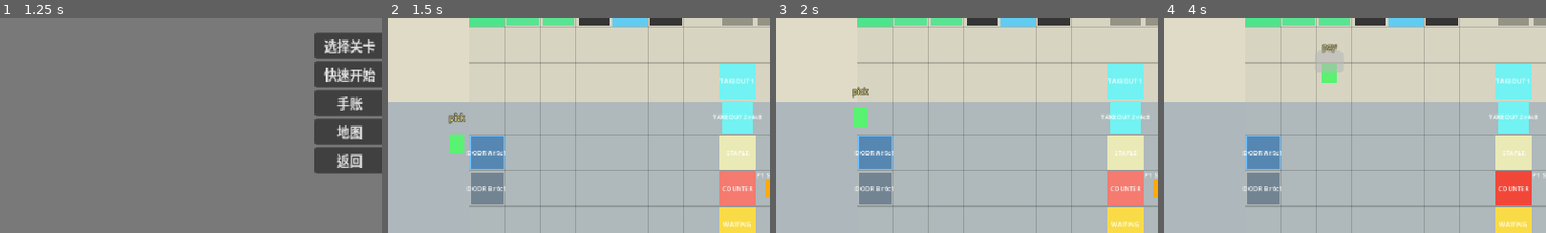
Above: before the commit, frames 1-4 (left to right).
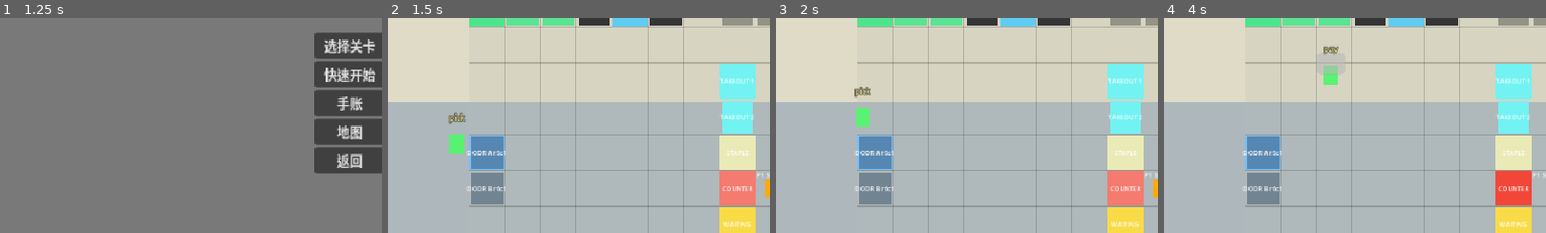
Above: after the commit, the same moments.

Repository: lcy2333orz-crypto/midemalatang
Game: Godot game, scene res://scenes/menus/title_menu.tscn
The game is run twice, just before and just after one commit, with the same random seed, the same clock (stepped at 60 frames per second) and the same inputs.
Inputs:
- Up to frame 1 (1.25 s): click "开始" at 0.5 s
- Up to frame 2 (1.5 s): click "快速开始" at 1.25 s
- Up to frame 3 (2 s): no input
- Up to frame 4 (4 s): hold Right (ui_right) 2.03-2.78 s; hold E (interact) 2.03-2.78 s; hold Down (ui_down) 2.78-3.53 s; tap T (close_business) at 2.85 s; tap E (interact) at 3.05 s; hold Right (ui_right) from 3.53 s (still down); hold E (interact) from 3.53 s (still down)
The pictures show only the part of the screen within x 4-54%, y 30-80%; the shares and areas given below are measured in that part.

Frame 1 is identical in both runs. In frame 2, 0.1% of the frame differs, in the area x 85-98%, y 45-48%; in frame 3, 0.4%; in frame 4, 0.5%, in the area x 41-98%, y 12-48%.

Commit message:
调整碰撞

Diff:
--- a/scenes/gameplay/test_restaurant.tscn
+++ b/scenes/gameplay/test_restaurant.tscn
@@ -17,7 +17,7 @@
 size = Vector2(44, 44)
 
 [sub_resource type="RectangleShape2D" id="Shape_interact_square"]
-size = Vector2(80, 80)
+size = Vector2(52, 52)
 
 [sub_resource type="RectangleShape2D" id="Shape_interact_wide"]
 size = Vector2(80, 80)
@@ -453,29 +453,6 @@
 
 [node name="CollisionShape2D" type="CollisionShape2D" parent="LockedPlaceholders/PackingBagArea/SolidBody"]
 shape = SubResource("Shape_solid_square")
-[node name="TakeoutPickupTable2" type="Node2D" parent="LockedPlaceholders"]
-position = Vector2(480, 287.5)
-
-[node name="Visual" type="Polygon2D" parent="LockedPlaceholders/TakeoutPickupTable2"]
-color = Color(0.45, 0.95, 0.95, 0.9)
-polygon = PackedVector2Array(-20, -20, 20, -20, 20, 20, -20, 20)
-
-[node name="Label" type="Label" parent="LockedPlaceholders/TakeoutPickupTable2"]
-offset_left = -44.0
-offset_top = -12.0
-offset_right = 44.0
-offset_bottom = 12.0
-text = "TAKEOUT 2 r4c8"
-horizontal_alignment = 1
-vertical_alignment = 1
-theme_override_font_sizes/font_size = 8
-
-
-
-[node name="SolidBody" type="StaticBody2D" parent="LockedPlaceholders/TakeoutPickupTable2"]
-
-[node name="CollisionShape2D" type="CollisionShape2D" parent="LockedPlaceholders/TakeoutPickupTable2/SolidBody"]
-shape = SubResource("Shape_solid_square")
 [node name="CustomerTrashBin" type="Node2D" parent="LockedPlaceholders"]
 position = Vector2(165, 512.5)
 
@@ -1228,11 +1205,6 @@
 vertical_alignment = 1
 theme_override_font_sizes/font_size = 8
 
-[node name="SolidBody" type="StaticBody2D" parent="Stations/EntranceZone"]
-
-[node name="CollisionShape2D" type="CollisionShape2D" parent="Stations/EntranceZone/SolidBody"]
-shape = SubResource("Shape_solid_square")
-
 [node name="InteractionArea" type="Area2D" parent="Stations/EntranceZone"]
 collision_layer = 2
 script = ExtResource("3_station_area")
--- a/tools/restaurant_smoke_test.gd
+++ b/tools/restaurant_smoke_test.gd
@@ -138,11 +138,12 @@
 	_assert_node_position(scene, "Stations/PackingArea", _grid(1, 12), "grid packing")
 	_assert_node_position(scene, "SurfaceSlots/TakeoutPickupSlot1", _grid(3, 8), "grid takeout slot 1")
 	_assert_node_position(scene, "SurfaceSlots/TakeoutPickupSlot2", _grid(4, 8), "grid takeout slot 2")
-	_assert_node_position(scene, "LockedPlaceholders/TakeoutPickupTable2", _grid(4, 8), "grid takeout placeholder 2")
 	_assert_node_position(scene, "Stations/DiningTables/DiningTable1", _grid(9, 4), "grid table 1")
 	_assert_node_position(scene, "Stations/DiningTables/DiningTable2", _grid(9, 6), "grid table 2")
+	_assert_small_shared_interaction_shape(scene)
 	_assert_greybox_labels(scene)
 	_assert_independent_cell_bodies(scene)
+	_assert_removed_duplicate_cells(scene)
 	_assert_character_scale(scene)
 
 	scene.free()
@@ -168,7 +169,6 @@
 		"LockedPlaceholders/Cooker3Locked/Label": "POT LOCK r7c15",
 		"LockedPlaceholders/SauceStationMixed/Label": "SAUCE MIX r9c14",
 		"LockedPlaceholders/PackingBagArea/Label": "BAG AREA r1c13",
-		"LockedPlaceholders/TakeoutPickupTable2/Label": "TAKEOUT 2 r4c8",
 		"SurfaceSlots/TakeoutPickupSlot1/Label": "TAKEOUT 1",
 		"SurfaceSlots/TakeoutPickupSlot2/Label": "TAKEOUT 2",
 		"LockedPlaceholders/CustomerTrashBin/Label": "TRASH C r9c1",
@@ -253,7 +253,6 @@
 		"LockedPlaceholders/Cooker3Locked",
 		"LockedPlaceholders/SauceStationMixed",
 		"LockedPlaceholders/PackingBagArea",
-		"LockedPlaceholders/TakeoutPickupTable2",
 		"LockedPlaceholders/CustomerTrashBin",
 		"LockedPlaceholders/DrinkStorage",
 	]
@@ -299,6 +298,57 @@
 		var interaction_shape: CollisionShape2D = interaction_area.get_node_or_null("CollisionShape2D") as CollisionShape2D
 		if interaction_shape == null or interaction_shape.shape == null:
 			_fail("independent cells", "%s missing InteractionArea/CollisionShape2D" % path)
+
+
+func _assert_small_shared_interaction_shape(scene: Node) -> void:
+	var sample_shape: CollisionShape2D = scene.get_node_or_null("SurfaceSlots/SurfaceSlot_r1c8/InteractionArea/CollisionShape2D") as CollisionShape2D
+	if sample_shape == null:
+		_fail("interaction shape", "missing SurfaceSlot_r1c8 interaction shape")
+		return
+
+	var rect: RectangleShape2D = sample_shape.shape as RectangleShape2D
+	if rect == null:
+		_fail("interaction shape", "SurfaceSlot interaction shape is not RectangleShape2D")
+		return
+	if rect.size.x > 55.0 or rect.size.y > 55.0:
+		_fail("interaction shape", "shared interaction shape too large: %s" % rect.size)
+
+	var paths: Array[String] = [
+		"SurfaceSlots/SurfaceSlot_r1c8/InteractionArea/CollisionShape2D",
+		"SurfaceSlots/SurfaceSlot_r1c9/InteractionArea/CollisionShape2D",
+		"SurfaceSlots/TakeoutPickupSlot1/InteractionArea/CollisionShape2D",
+		"SurfaceSlots/TakeoutPickupSlot2/InteractionArea/CollisionShape2D",
+		"Stations/CookerStations/CookerStation1/InteractionArea/CollisionShape2D",
+		"Stations/SauceStation/InteractionArea/CollisionShape2D",
+		"Stations/PackingArea/InteractionArea/CollisionShape2D",
+		"Stations/TrashBin/InteractionArea/CollisionShape2D",
+		"Stations/DiningTables/DiningTable1/InteractionArea/CollisionShape2D",
+	]
+	for path in paths:
+		var shape_node: CollisionShape2D = scene.get_node_or_null(path) as CollisionShape2D
+		if shape_node == null:
+			_fail("interaction shape", "missing %s" % path)
+			continue
+		if shape_node.shape != sample_shape.shape:
+			_fail("interaction shape", "%s does not use shared small shape" % path)
+
+	var counter_shape: CollisionShape2D = scene.get_node_or_null("Stations/Counter/InteractionArea/CollisionShape2D") as CollisionShape2D
+	var staple_shape: CollisionShape2D = scene.get_node_or_null("Stations/StapleArea/InteractionArea/CollisionShape2D") as CollisionShape2D
+	if counter_shape != null and counter_shape.shape == sample_shape.shape:
+		_fail("interaction shape", "Counter should keep its front interaction shape")
+	if staple_shape != null and staple_shape.shape == sample_shape.shape:
+		_fail("interaction shape", "StapleArea should keep its front interaction shape")
+
+
+func _assert_removed_duplicate_cells(scene: Node) -> void:
+	if scene.get_node_or_null("LockedPlaceholders/TakeoutPickupTable2") != null:
+		_fail("duplicate cells", "LockedPlaceholders/TakeoutPickupTable2 should not exist")
+	if scene.get_node_or_null("Stations/EntranceZone/SolidBody") != null:
+		_fail("duplicate cells", "EntranceZone should not have SolidBody")
+	if scene.get_node_or_null("LockedPlaceholders/DoorCell1/SolidBody") != null:
+		_fail("duplicate cells", "DoorCell1 should not have SolidBody")
+	if scene.get_node_or_null("LockedPlaceholders/DoorCell2/SolidBody") != null:
+		_fail("duplicate cells", "DoorCell2 should not have SolidBody")
 
 
 func _assert_character_scale(scene: Node) -> void:
